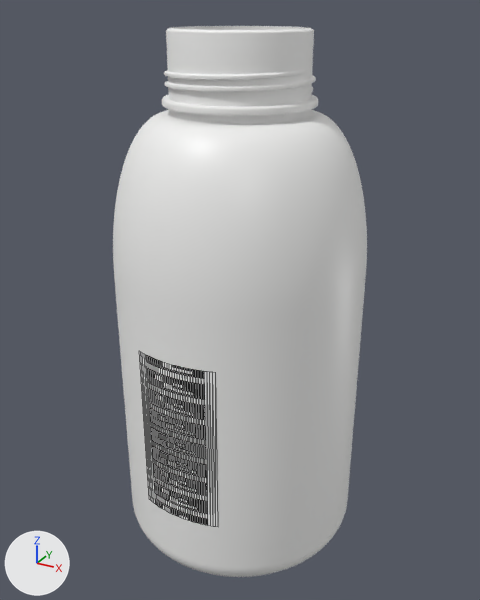
What one commit did to the glTF model assets/agrochemical-bottles/labelled/PWD-0075_2008425624007.glb.
Rendered twice from a 50 mm camera at (0.141, -0.256, 0.253) aimed at (0.0, 0.001, 0.124). The axes (+X, +Y, +Z) are drawn at lower left. The lights are the same throughout. The older version comes first. Mesh edges are drawn as thin lines on the coarser meshes. Where no turn or scale is listed for an object, it has been applied to the vertices. Vertices at exactly the same position are counted once.

In view in the first picture: 'Bote_2L', 'Label_PWD-0075'.
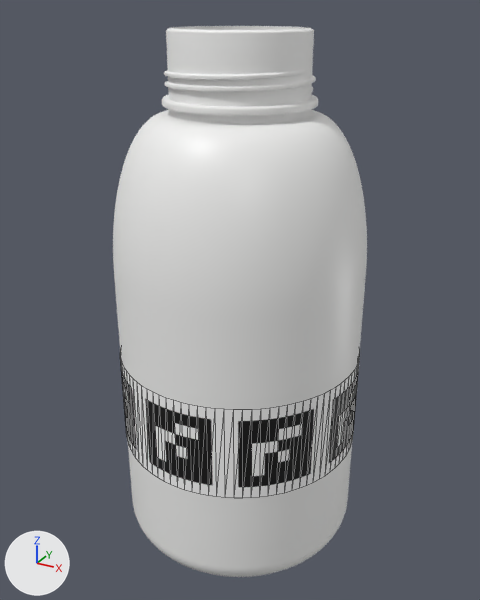
Pixel boxes (x1, y1, x2, y2) of what changed, in the pictures (480 x 600 px):
'Label_PWD-0075', reshaped
    before: (139, 351, 218, 527)
    after: (120, 353, 360, 498)
part 1 of me_label_pwd_0075, deleted
    before: (139, 351, 218, 527)
part 2 of me_label_pwd_0075, added
    after: (120, 353, 360, 498)

Edits to the bpy script that builds the scene:
```text
Change me_label_pwd_0075:
    used by ob_label_pwd_0075; location = (0.0, 0.0, 0.0)
    remove me_label_pwd_0075.from_pydata(...)  # 66 vertices, 64 faces; spans x -0.0191..0.0191, y -0.0582..-0.055, z 0.0383..0.1182
    add me_label_pwd_0075.from_pydata(...)  # 194 vertices, 192 faces; spans x -0.0582..0.0582, y -0.0582..0.0582, z 0.0554..0.1011
    me_label_pwd_0075 part 1: the whole mesh is rebuilt
    me_label_pwd_0075 part 2
    97 vertices are added at x -0.0582..0.0582, y -0.0582..0.0582, z 0.0554
    97 new vertices lie (0.0, 0.0, 0.0457) away from vertices in x -0.0582..0.0582, y -0.0582..0.0582, z 0.0554
    192 new faces join them
```
